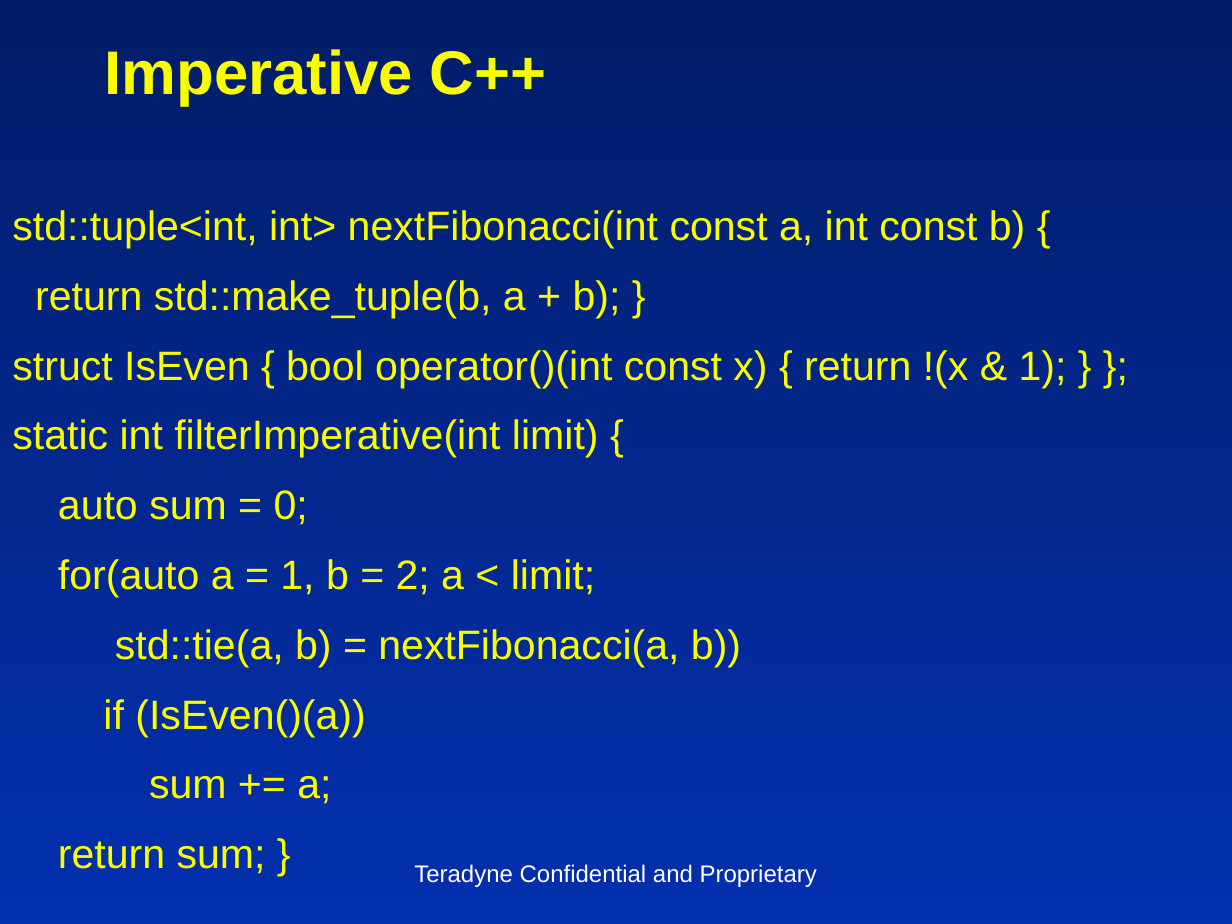
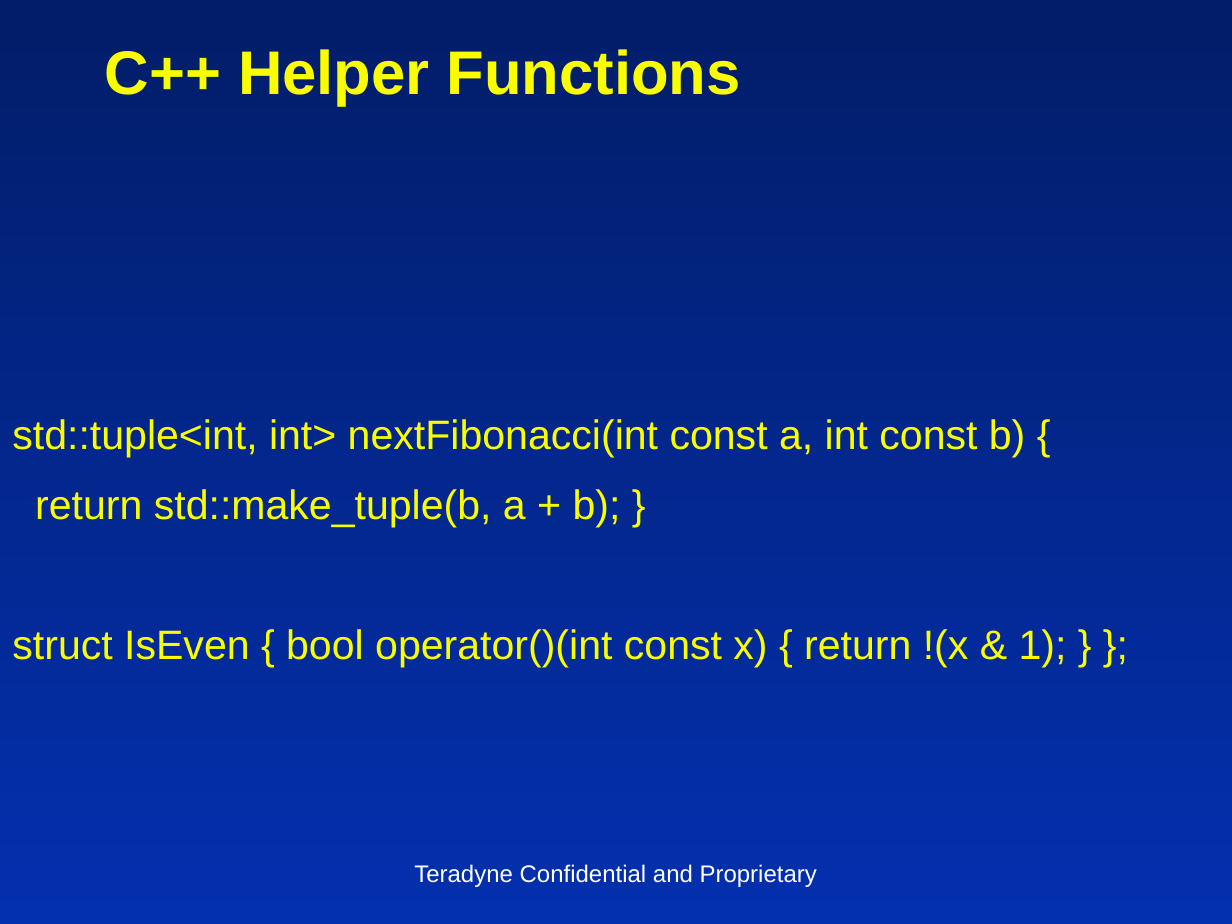
Before and after one commit to insideoutclub/Euler, a slide deck: slide 15 of FiveEasyPieces2.pptx (slide 7 before the commit). Drawn at 1232x924 pixels with LibreOffice and Linux fonts; fonts in the diff are those of the drawing. Boxes give left, top, right and bottom in pixels: in the first picture for what was removed or moved away, otherwise in the second. Text is boxed around its words. In the diff, an @@ line names an element or a change of style, - is before the commit and + after.

```diff
--- a/FiveEasyPieces2.pptx
+++ b/FiveEasyPieces2.pptx
@@ title at (105,49,741,106): text changed @@
-Imperative C++
+C++ Helper Functions
@@ text at (12,419,741,874): paragraphs removed @@
-static int filterImperative(int limit) {
-auto sum = 0;
-for(auto a = 1, b = 2; a < limit;
-std::tie(a, b) = nextFibonacci(a, b))
-if (IsEven()(a))
-sum += a;
-return sum; }
```
Also in this commit, not shown: 16 other slides changed, 10 slides added, 4 slides removed, 1 other file.
